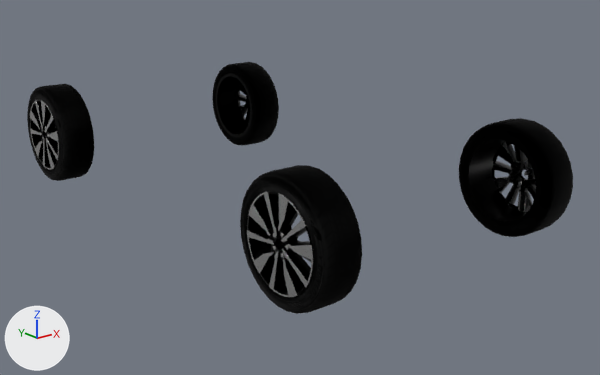
A saved change to the glTF model assets/llantas.glb.
One viewpoint serves both versions: a 50 mm camera at (-3.22, -4.3, 1.39) aimed at (0.15, -0.09, -0.3). Arrows for +X, +Y and +Z are at lower left; the lights stay in place. The picture after the commit comes second. Where no turn or scale is listed for an object, it has been applied to the vertices.

The first picture shows 'aaa1:polySurface1', 'pasted__polySurface35.001', 'pasted__polySurface39', 'pasted__polySurface39.001', 'pasted__polySurface39.002', 'polySurface1', 'polySurface1.001', 'polySurface1.002', 'sentra14_model_21:pasted__polySurface39' and 3 more.
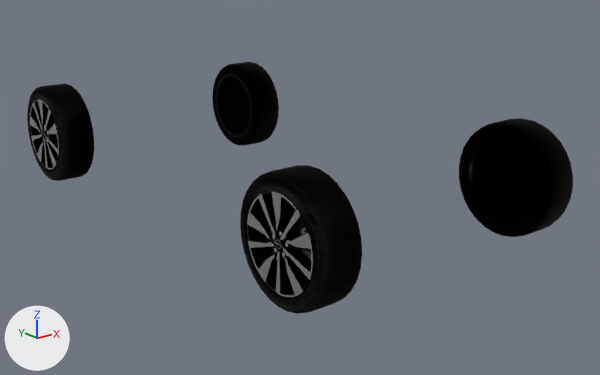
ob_mm3 is not drawn itself; it is the parent of ob_pasted__polysurface24_001, ob_pasted__polysurface35_001, ob_pasted__polysurface39_001, ob_polysurface1_001.
ob_mm4 is not drawn itself; it is the parent of ob_pasted__polysurface24_002, ob_pasted__polysurface35_002, ob_pasted__polysurface39_002, ob_polysurface1_002.

Where the change shows, as pixel boxes (x1, y1, x2, y2) in the pictures (600 x 375 px):
'polySurface1.001', turned: (240, 165, 362, 314) in both
'shachedie', added: after (220, 76, 536, 221)
'pasted__polySurface39.001', turned: (247, 191, 314, 295) in both
'polySurface1.002', turned: (27, 84, 94, 181) in both
'pasted__polySurface35.001', turned: before (247, 192, 313, 297); after (247, 191, 313, 297)
'pasted__polySurface39.002', turned: before (30, 99, 59, 169); after (30, 100, 59, 169)
'pasted__polySurface35.002', turned: before (30, 100, 59, 170); after (30, 99, 59, 170)
'pasted__polySurface24.001', turned: before (273, 232, 289, 258); after (272, 231, 289, 258)
'pasted__pasted__pasted__polySurface1.003', added (mostly hidden): after (300, 225, 311, 259)
'logo_wheel02', added: after (275, 238, 283, 251)
'pasted__pasted__pCylinder10.003', added (mostly hidden): after (290, 209, 304, 251)
'pasted__polySurface24.002', turned: before (41, 126, 49, 143); after (41, 126, 49, 142)
'sentra14_model_21:pasted__polySurface39', unchanged, covered by the edit: (465, 136, 540, 226) in both
'pasted__polySurface39', unchanged, covered by the edit: before (215, 73, 252, 137); after (215, 73, 252, 138)

What changed in the scene script:
```text
Add img_neishi_gaopei:
    img_neishi_gaopei = load_image('neishi_gaopei', '_unpacked/neishi_gaopei', 2048, 2048, 'sRGB')
Add mat_black_matte:
    mat_black_matte = principled_material('black_matte')
    mat_black_matte.base_color = (0.0, 0.0, 0.0)  # black #000000
    mat_black_matte.metallic = 1.0
    mat_black_matte.roughness = 0.859
Add mat_inner_tex:
    mat_inner_tex = principled_material('inner_tex')
    mat_inner_tex.texture = img_neishi_gaopei
    mat_inner_tex.metallic = 1.0
    mat_inner_tex.roughness = 0.859
Add me_mesh_087:
    me_mesh_087.from_pydata(...)  # 84 vertices, 80 faces; spans x -0.75..0.75, y -1.69..1.69, z -0.26..0.26
    me_mesh_087.materials.append(mat_black_matte)  # black #000000
Add me_mesh_041:
    me_mesh_041.from_pydata(...)  # 31 vertices, 30 faces; spans x 0.0, y -0.157..0.157, z -0.158..0.158
    me_mesh_041.materials.append(mat_inner_tex)  # picture img_neishi_gaopei
Add me_mesh_040:
    me_mesh_040.from_pydata(...)  # 84 vertices, 164 faces; spans x -0.03..0.048, y -0.184..-0.071, z -0.086..0.115
    me_mesh_040.materials.append(mat_inner_tex)  # picture img_neishi_gaopei
Add me_mesh_033:
    me_mesh_033.from_pydata(...)  # 61 vertices, 90 faces; spans x 0.0..0.0026, y -0.0316..0.0316, z -0.0317..0.0317
    me_mesh_033.materials.append(mat_inner_tex)  # picture img_neishi_gaopei
Change ob_mm3:
    ob_mm3.rotation_euler: (0.0, -3.142, 0.0) -> (0.217, -3.142, 0.0)  # degrees (0, -180, 0) -> degrees (12, -180, 0)
Change ob_mm4:
    ob_mm4.rotation_euler: (0.0, -3.142, 0.0) -> (0.217, -3.142, 0.0)  # degrees (0, -180, 0) -> degrees (12, -180, 0)
Add ob_shachedie:
    ob_shachedie = bpy.data.objects.new('shachedie', me_mesh_087)
    ob_shachedie.location = (0.0, 0.119, -0.071)
Add ob_pasted__pasted__pcylinder10_003:
    ob_pasted__pasted__pcylinder10_003 = bpy.data.objects.new('pasted__pasted__pCylinder10.003', me_mesh_041)
    ob_pasted__pasted__pcylinder10_003.location = (-0.856, -1.305, -0.071)
Add ob_pasted__pasted__pasted__polysurface1_003:
    ob_pasted__pasted__pasted__polysurface1_003 = bpy.data.objects.new('pasted__pasted__pasted__polySurface1.003', me_mesh_040)
    ob_pasted__pasted__pasted__polysurface1_003.location = (-0.856, -1.305, -0.071)
Add ob_logo_wheel02:
    ob_logo_wheel02 = bpy.data.objects.new('logo_wheel02', me_mesh_033)
    ob_logo_wheel02.location = (-0.963, -1.305, -0.071)
```
